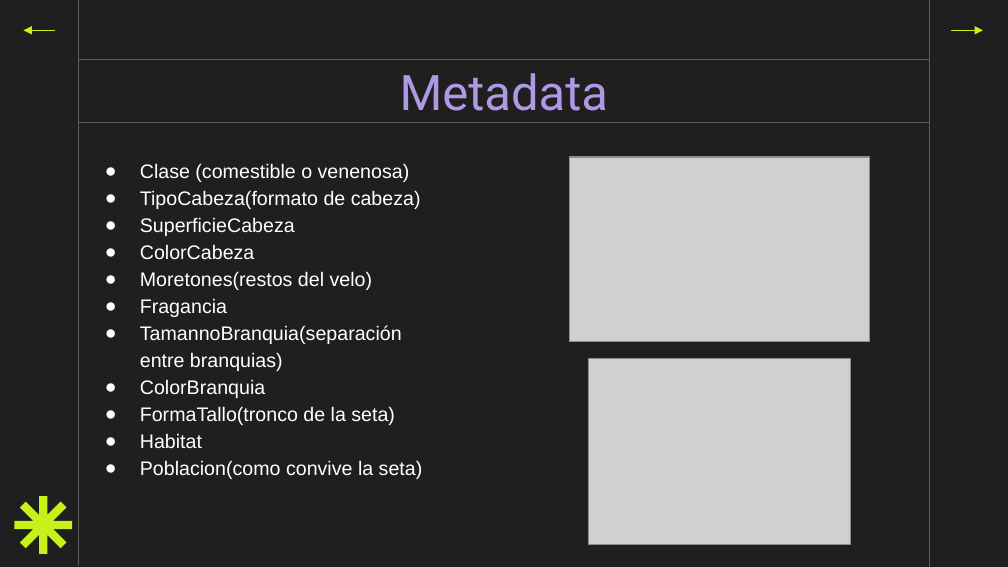
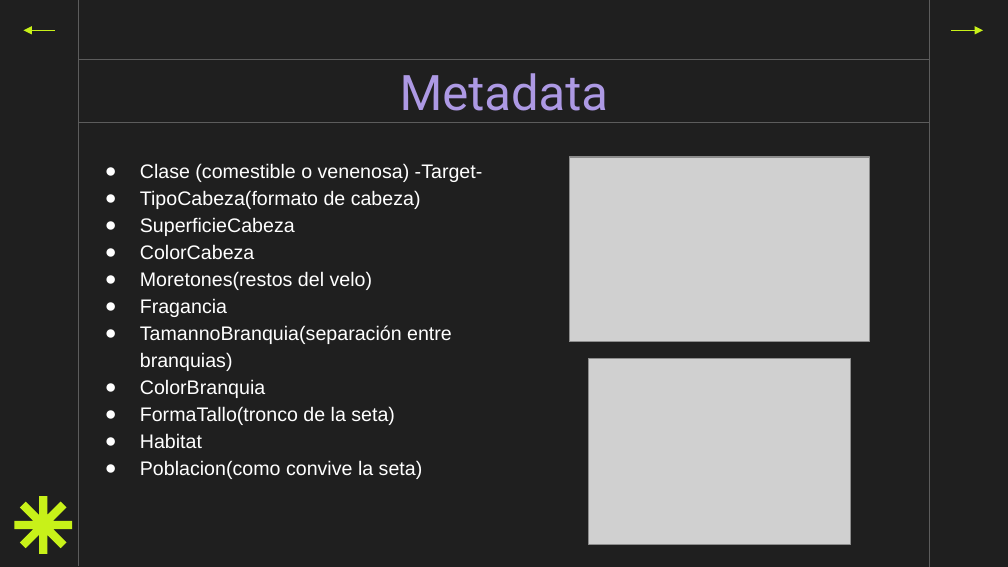
Before and after one commit to Sikriolc/DSCoder, a slide deck: slide 3 of DesafioFinalDS/Presentacion Final.pptx. Drawn at 1008x567 pixels with LibreOffice and Linux fonts; fonts in the diff are those of the drawing; grey boxes stand for pictures. Boxes give left, top, right and bottom in pixels: in the first picture for what was removed or moved away, otherwise in the second. Text is boxed around its words. In the diff, an @@ line names an element or a change of style, - is before the commit and + after.

```diff
--- a/DesafioFinalDS/Presentacion Final.pptx
+++ b/DesafioFinalDS/Presentacion Final.pptx
@@ text at box(140, 163, 483, 182): text changed @@
-● Clase (comestible o venenosa)
+● Clase (comestible o venenosa) -Target-
```
Also in this commit, not shown: 3 other slides changed, 3 slides removed.
